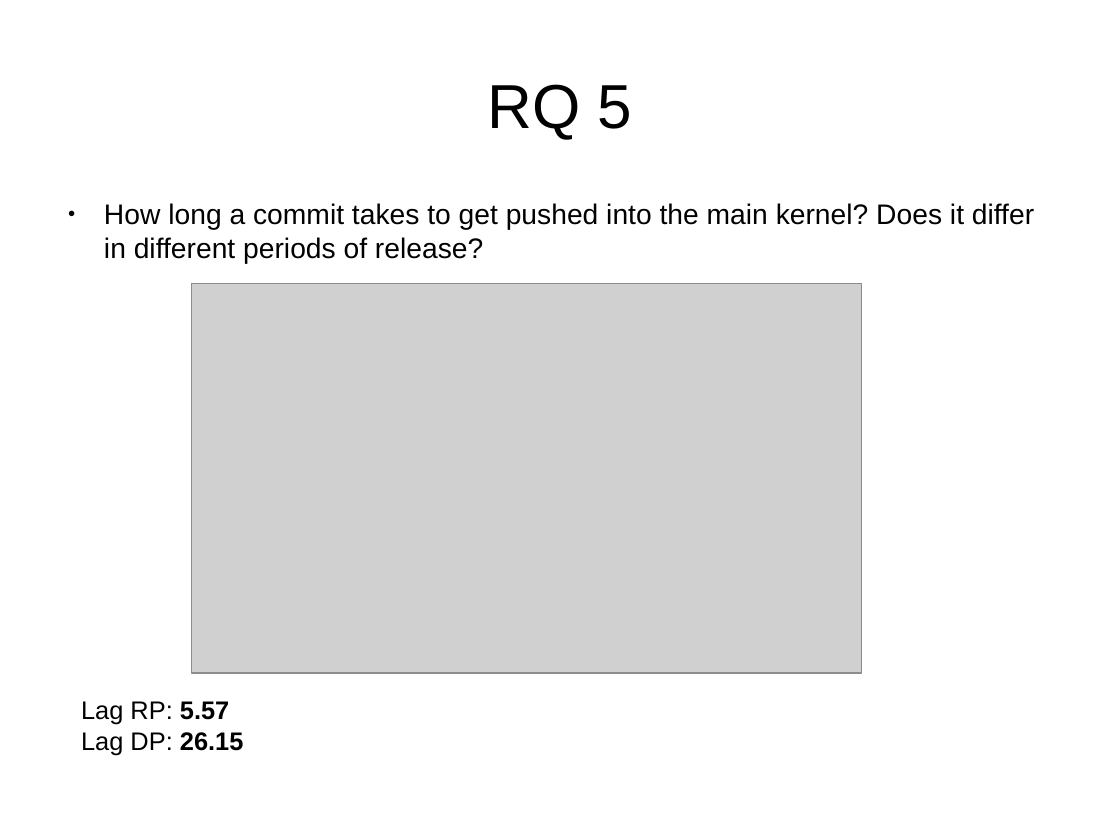
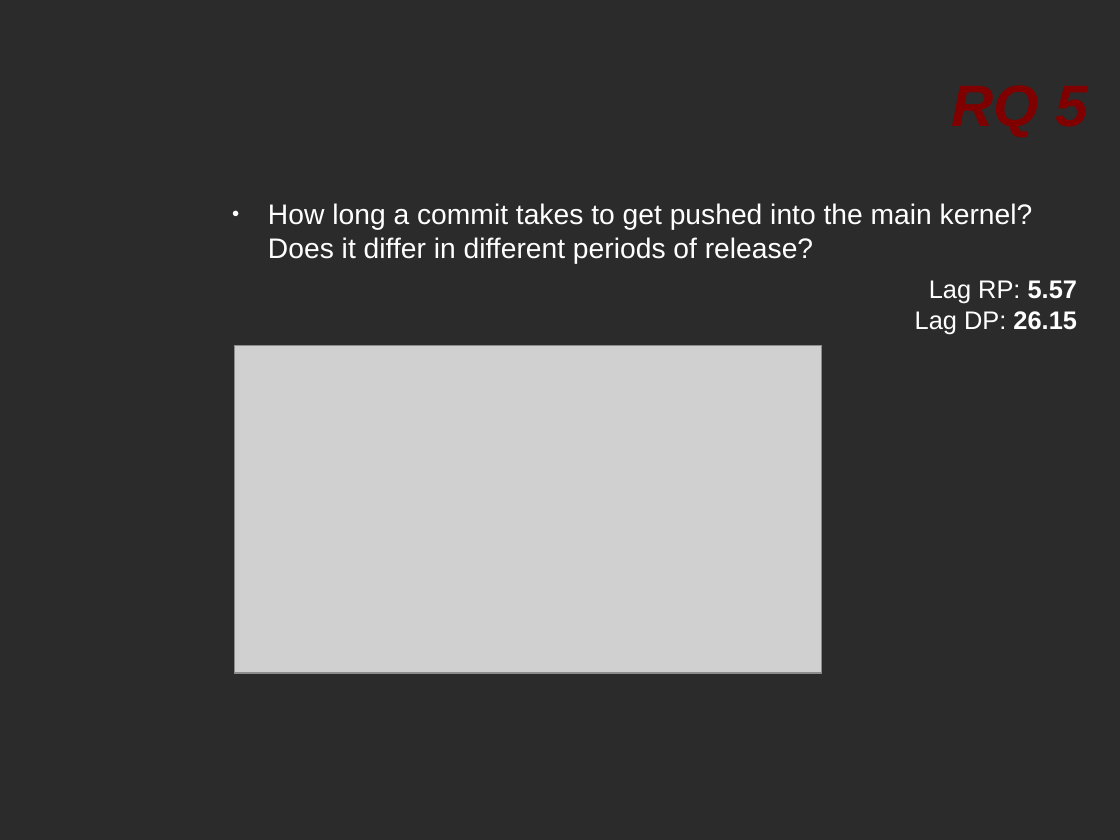
Before and after one commit to tajmilur-rahman/SOEN691D, a slide deck: slide 13 of presentation/research/paper1.odp (slide 12 before the commit). Drawn at 1120x840 pixels with LibreOffice and Linux fonts; fonts in the diff are those of the drawing; grey boxes stand for pictures; background and template pictures are left out; a plain dark background stands for a picture behind light text. Boxes give left, top, right and bottom in pixels: in the first picture for what was removed or moved away, otherwise in the second. Text is boxed around its words. In the diff, an @@ line names an element or a change of style, - is before the commit and + after.

```diff
--- a/presentation/research/paper1.odp
+++ b/presentation/research/paper1.odp
@@ background #FFFFFF to picture (left out) @@
@@ title "RQ 5": place and size @@
-title "RQ 5" at box(487, 84, 633, 139)
+title "RQ 5" at box(405, 34, 1088, 174)
@@ title "RQ 5" at box(405, 34, 1088, 174): size 44 to 41.4 pt, text colour #000000 to #800000, bold on, italic on; alignment centre to right @@
@@ text "How long a commit takes ...": place and size @@
-text "How long a commit takes ..." at box(104, 203, 1034, 264)
+text "How long a commit takes ..." at box(268, 203, 1033, 264)
@@ text "How long a commit takes ..." at box(268, 203, 1033, 264): text colour #000000 to #FFFFFF; bullet colour #000000 to #FFFFFF @@
@@ text "Lag RP: 5.57": place and size @@
-text "Lag RP: 5.57" at box(81, 701, 244, 755)
+text "Lag RP: 5.57" at box(915, 280, 1077, 334)
@@ text "Lag RP: 5.57" at box(915, 280, 1077, 334): text colour #000000 to #FFFFFF; alignment left to right @@
@@ picture: place and size @@
-picture at box(192, 284, 863, 674)
+picture at box(235, 346, 823, 673)
```
Also in this commit, not shown: 12 other slides changed, 5 slides added, 4 slides removed, 14 other files.
